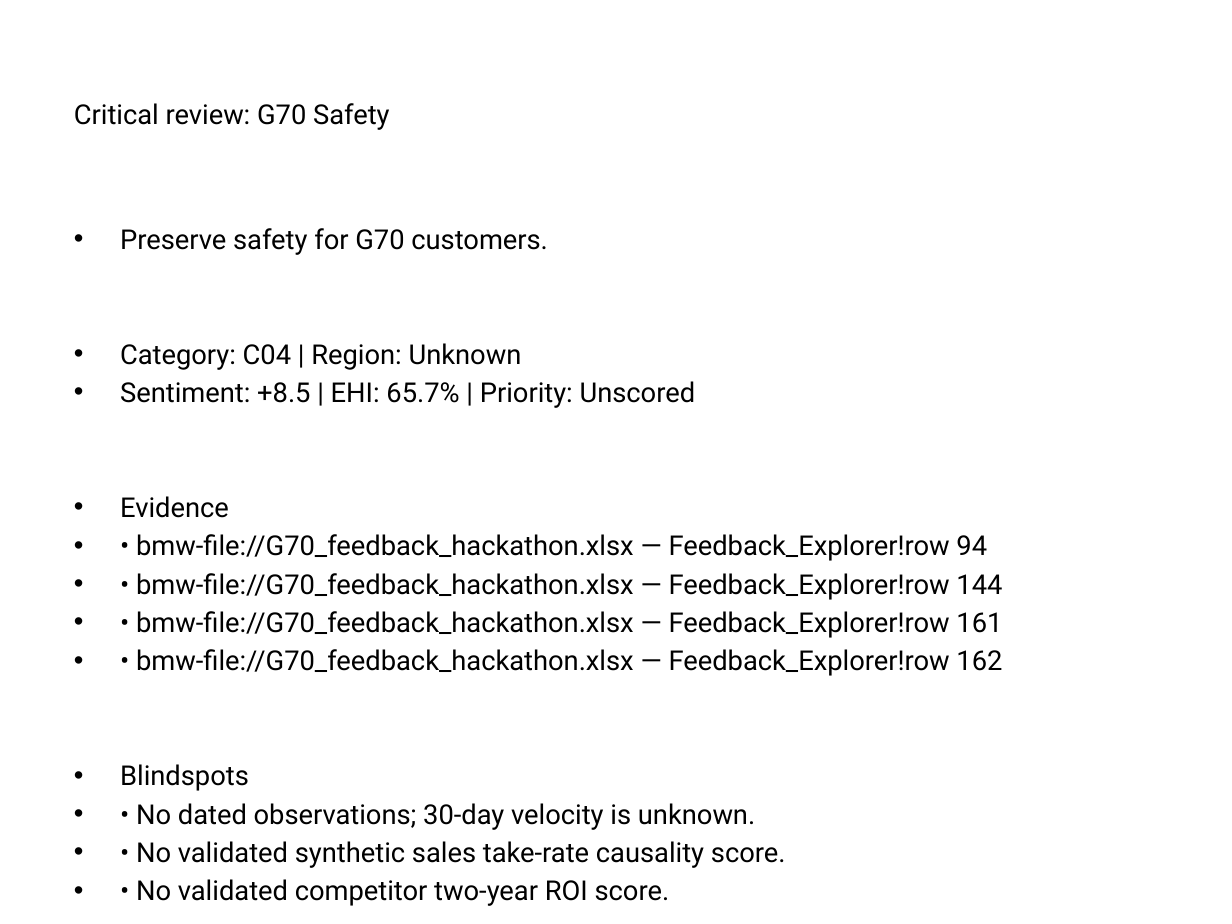
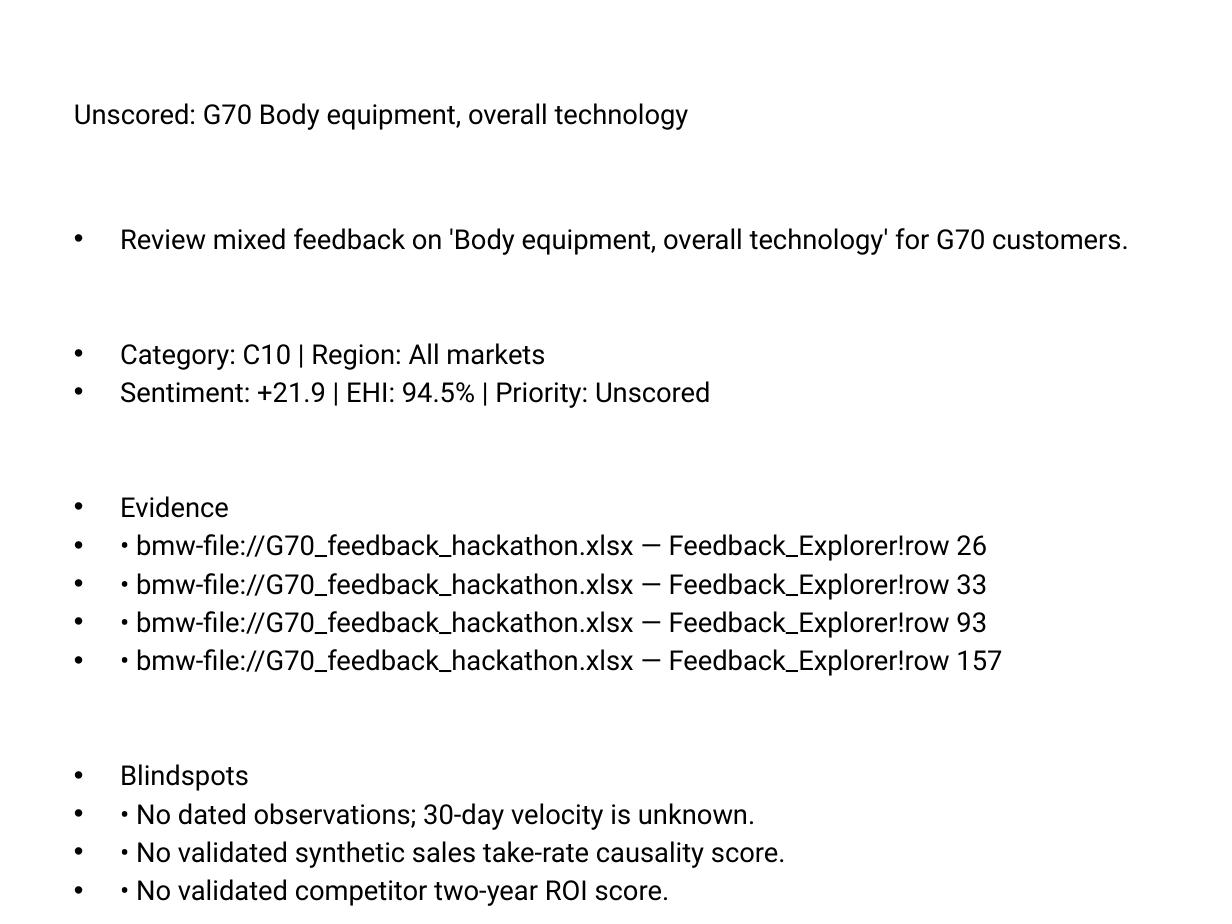
Before and after one commit to Eskender-Assefa/EHL-Hackathon, a slide deck: slide 19 of automotive_data_pipeline/output/published/BMW_board_deck.pptx. Drawn at 1232x924 pixels with LibreOffice and Linux fonts; fonts in the diff are those of the drawing. Boxes give left, top, right and bottom in pixels: in the first picture for what was removed or moved away, otherwise in the second. Text is boxed around its words. In the diff, an @@ line names an element or a change of style, - is before the commit and + after.

Commit message:
chore(output): regenerate published results with label-based classification
188 requirement candidates (11 Critical review, 177 Unscored). The audit
log is a fresh 188-event chain; the previous chain remains in history.

```diff
--- a/automotive_data_pipeline/output/published/BMW_board_deck.pptx
+++ b/automotive_data_pipeline/output/published/BMW_board_deck.pptx
@@ title at (74, 103, 689, 130): text changed @@
-Critical review: G70 Safety
+Unscored: G70 Body equipment, overall technology
@@ text at (120, 228, 1129, 408): text changed @@
-• Preserve safety for G70 customers.
-• Category: C04 | Region: Unknown
-• Sentiment: +8.5 | EHI: 65.7% | Priority: Unscored
+• Review mixed feedback on 'Body equipment, overall technology' for G70 customers.
+• Category: C10 | Region: All markets
+• Sentiment: +21.9 | EHI: 94.5% | Priority: Unscored
@@ text at (136, 534, 1002, 676): text changed @@
-• • bmw-file://G70_feedback_hackathon.xlsx — Feedback_Explorer!row 94
-• • bmw-file://G70_feedback_hackathon.xlsx — Feedback_Explorer!row 144
-• • bmw-file://G70_feedback_hackathon.xlsx — Feedback_Explorer!row 161
-• • bmw-file://G70_feedback_hackathon.xlsx — Feedback_Explorer!row 162
+• • bmw-file://G70_feedback_hackathon.xlsx — Feedback_Explorer!row 26
+• • bmw-file://G70_feedback_hackathon.xlsx — Feedback_Explorer!row 33
+• • bmw-file://G70_feedback_hackathon.xlsx — Feedback_Explorer!row 93
+• • bmw-file://G70_feedback_hackathon.xlsx — Feedback_Explorer!row 157
```
Also in this commit, not shown: 20 other slides changed, 6 other files.
